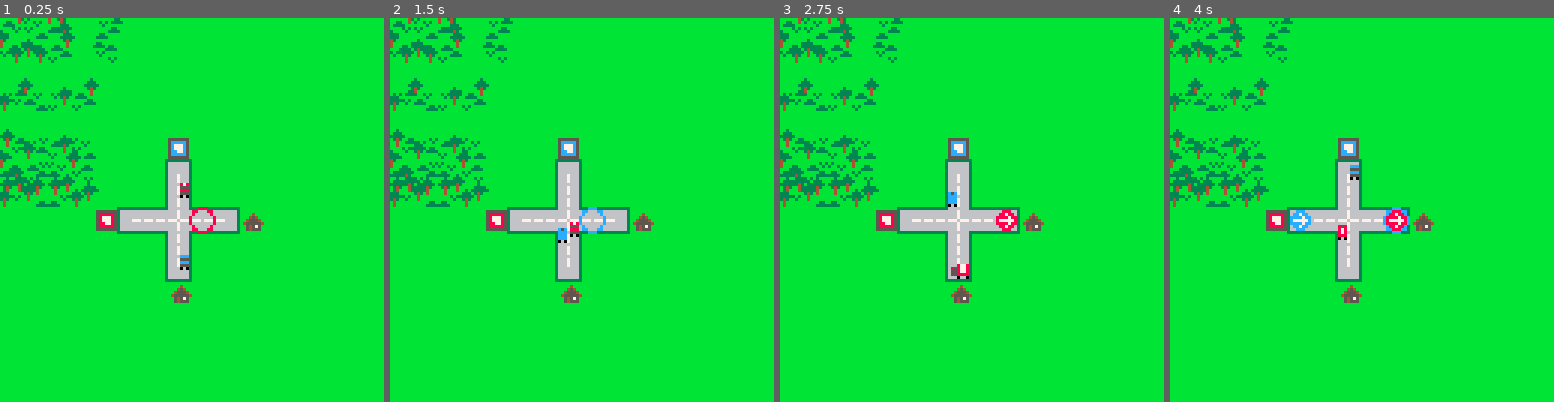
Above: before the commit, frames 1-4 (left to right).
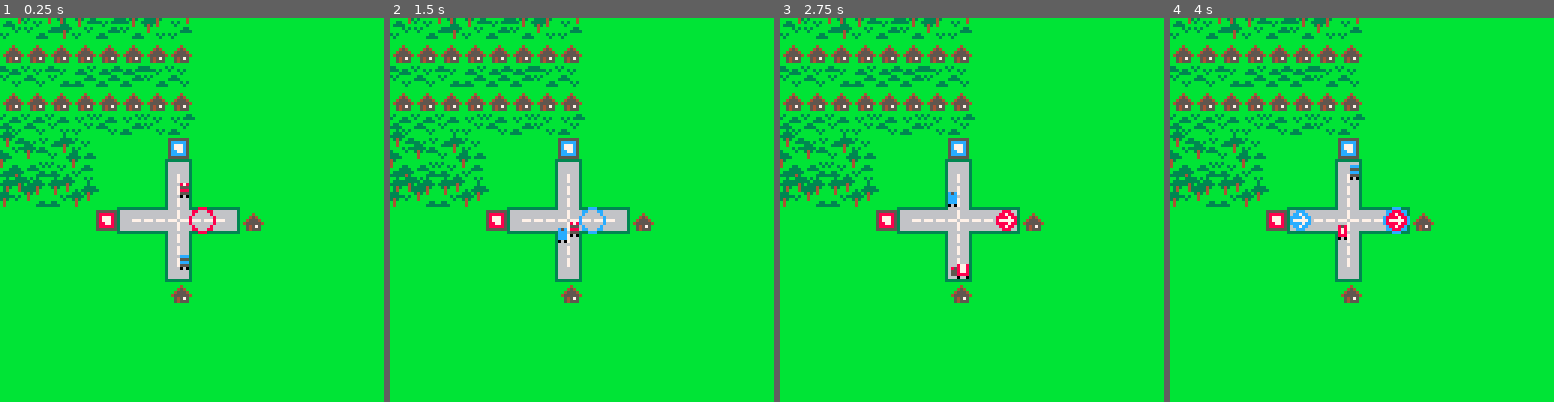
Above: after the commit, the same moments.

Repository: eddyashton/ld53
Game: PICO-8 cartridge delivery.p8
Two runs of this game, one before a commit and one after it. Both use one fixed random seed, a clock stepped at 60 frames per second and the inputs below.
Inputs:
- Up to frame 1 (0.25 s): no input
- Up to frame 2 (1.5 s): tap X (X key) at 0.33, 1.07 s; tap O (Z key) at 0.7 s
- Up to frame 3 (2.75 s): hold Right 1.6-2.1 s; tap O (Z key) at 1.7, 2.1, 2.5 s; tap X (X key) at 1.85 s; hold Up 2.15-2.42 s; hold Right from 2.47 s (still down)
- Up to frame 4 (4 s): tap O (Z key) at 2.9, 3.3, 3.7 s; tap X (X key) at 2.97 s; release Right at 3.03 s; hold Left 3.08-3.58 s; hold Down 3.63-3.97 s

The runs differ from the first frame. In frame 1, 5.4% of the frame differs, in the area x 0-51%, y 0-31%; in frame 2, 5.4%; in frame 3, 5.4%; in frame 4, 5.4%.

Commit message:
Fix a TODO

Diff:
--- a/delivery.p8
+++ b/delivery.p8
@@ -512,8 +512,6 @@
      spr(9, x, y, 1,1,(x + y*3)%2 == 1)
     elseif cell == park then
      -- draw from back to front, some random plants
-     -- todo: avoid drawing trees at the top if they might
-     -- draw over buildings
      -- todo: z-draw trucks, so they pass behind trees and buildings
      srand(x + 16*y)
      local flip_x = rnd() > 0.5
@@ -527,6 +525,9 @@
         {65,8,4,2}, -- bush
         {65,11,3,2}, -- grass
        }
+       -- if there's a building behind, don't draws trees here
+       -- (in case they obscure windows!)
+       if (world[cy-1] and world[cy-1][cx] == building) deli(plants,1)
        local sx,sy,w,h = unpack(rnd(plants))
        sspr(sx,sy,w,h,x+xoff-ceil(w/2),y+yoff-h+1)
       end
@@ -663,11 +664,11 @@
 00000000000000000000000000000000000000000000000000000000000000000000000000000000000000000000000000000000000000000000000000000000
 00000000000000000000000000000000000000000000000000000000000000000000000000000000000000000000000000000000000000000000000000000000
 00000000000000000000000000000000000000000000000000000000000000000000000000000000000000000000000000000000000000000000000000000000
-0000000000000000000000000000000000000000000000000000000000000000333b3bbbbbbbbbbbbbbbbbbbbbbbbb6bb6336bb6bb6bb633bbb6bbbbbb6bbbbb
-0000000000000000000000000000000000000000000000000000000000000000333b3bbbbbbbbbbbbbb666bb6666bb6bb6336bb6bb6bb633b666bb666b66666b
-0000000000000000000000000000000000000000000000000000000000000000bbbbbbbbbbbbbbbbbbb656bb6556bb6b6666666666666666b636666366656b6b
-00000000000000000000000000000000000000000000000000000000000000003333bbbbbbbbbbbbbbb666666666bb6bb633655655655633b6355553656b6b6b
-0000000000000000000000000000000000000000000000000000000000000000bbbbbbbbbbbbbbbbbbb655555556bb6bb633655655655633b63555536565666b
+000000000000000000000000000000000000000000000000000000000000000033333333bbbbbbbbbbbbbbbbbbbbbb6bb6336bb6bb6bb633bbb6bbbbbb6bbbbb
+000000000000000000000000000000000000000000000000000000000000000055555555bbbbbbbbbbb666bb6666bb6bb6336bb6bb6bb633b666bb666b66666b
+000000000000000000000000000000000000000000000000000000000000000033333333bbbbbbbbbbb656bb6556bb6b6666666666666666b636666366656b6b
+000000000000000000000000000000000000000000000000000000000000000055555555bbbbbbbbbbb666666666bb6bb633655655655633b6355553656b6b6b
+000000000000000000000000000000000000000000000000000000000000000033333333bbbbbbbbbbb655555556bb6bb633655655655633b63555536565666b
 00000000000000000000000000000000000000000000000000000000000000003333bbbcbbbbbbbbbbc653111116bb6b66666666666666666666666666666566
 00000000000000000000000000000000000000000000000000000000000000003333bbb6bbbbbbbb6666111111166666b6556336556336bbb63633633655656b
 00000000000000000000000000000000000000000000000000000000000000003333bbb6bbbbbbbbbb86111111116bbbb65563365c6336bbb66666666653656b
